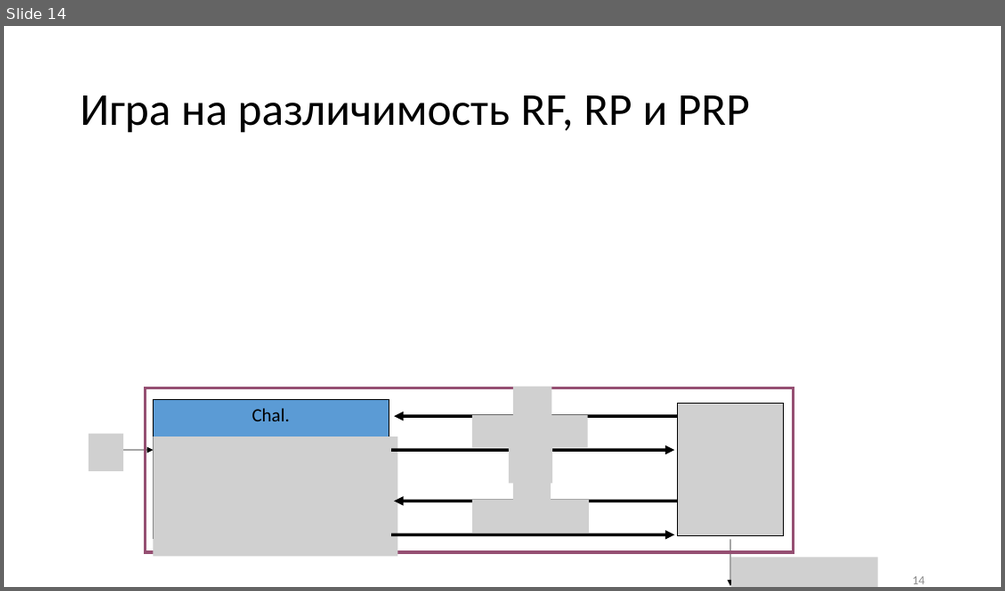
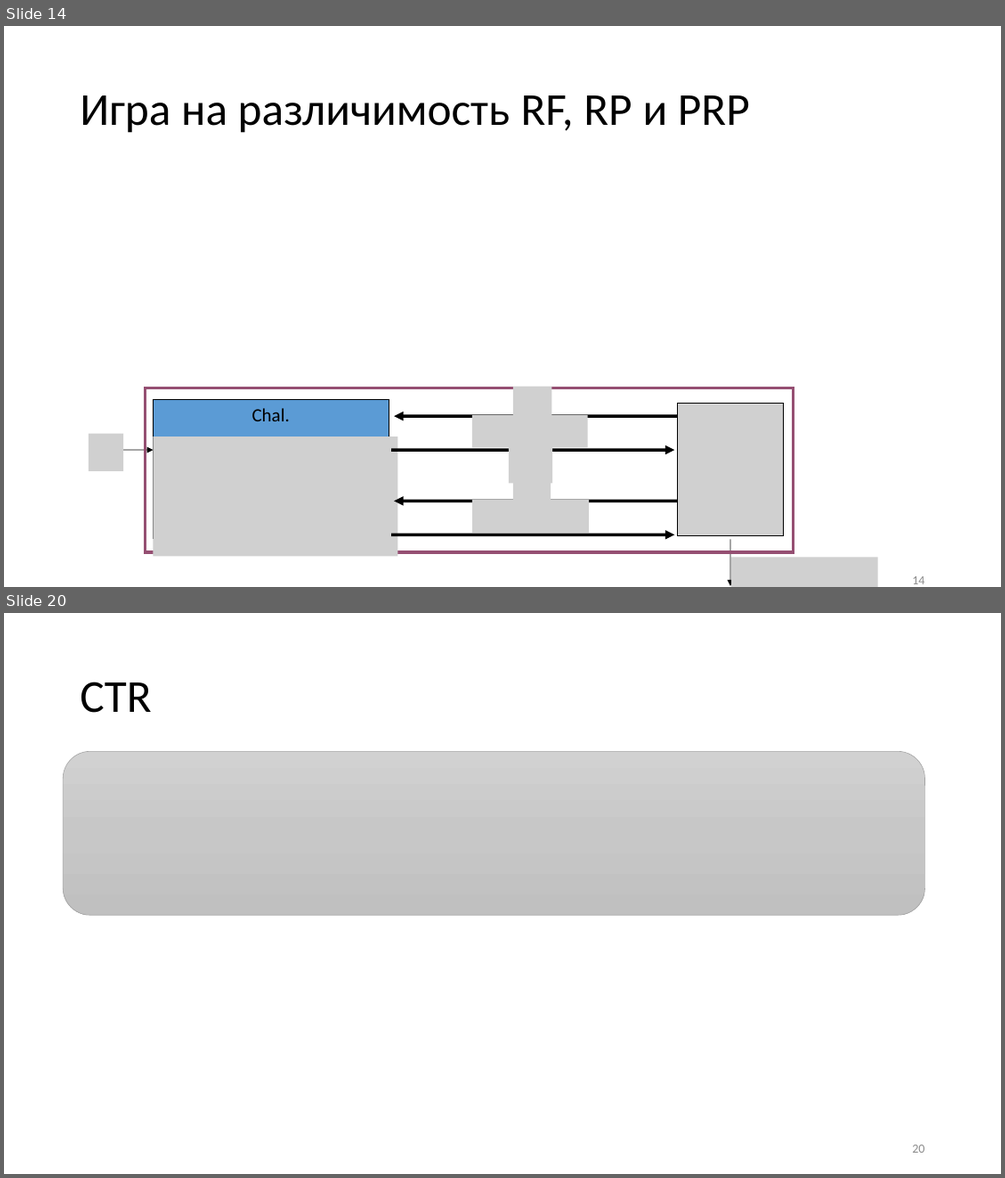
Before and after one commit to CryptoCourse/CryptoLectures, a slide deck: Lectures/Lecture6.pptx. Shown one above the other, each under a label of ours: slide 14 before the commit, slides 14 and 20 after it; the slides between them are not shown. The pictures are 1005x591 and 1005x1178 pixels, drawn with LibreOffice and Linux fonts; fonts in the diff are those of the drawing; grey boxes stand for pictures. Boxes give left, top, right and bottom in pixels: in the first picture for what was removed or moved away, otherwise in the second. Text is boxed around its words. In the diff, an @@ line names an element or a change of style, - is before the commit and + after.

```diff
--- a/Lectures/Lecture6.pptx
+++ b/Lectures/Lecture6.pptx
@@ slide 20 added at [4,613,1001,1174], background #FFFFFF @@
@@ title added at [80,682,151,713], 44 pt, text #000000 @@
+CTR
@@ rounded rectangle added at [63,751,925,915], fill gradient #D2D2D2 to #C8C8C8 to #C0C0C0, outline #A5A5A5 0.5 pt @@
@@ page number added at [912,1144,924,1152], 12 pt, text #8C8C8C @@
+20
```
Also in this commit, not shown: 23 other slides added.
